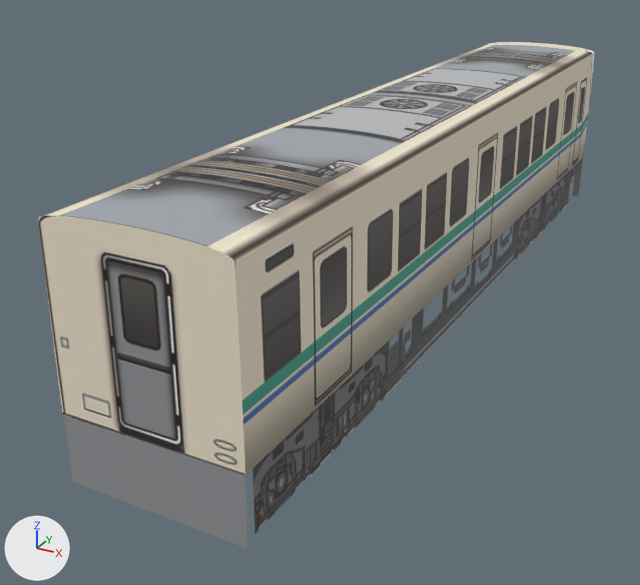
One commit to the glTF model mini-japanrail-3d/models/eizan-800/car2.glb: the scene before it, then after it.
The view is the same before and after, from a 50 mm camera at (5.99, -6.75, 6.77) aimed at (-1.14, 6.21, 0.29). The axes (+X, +Y, +Z) are drawn at lower left. The lights are the same throughout. The picture after the commit comes second. Vertices at exactly the same position are counted once.

Objects in the first picture: 'eizan800-car2'.
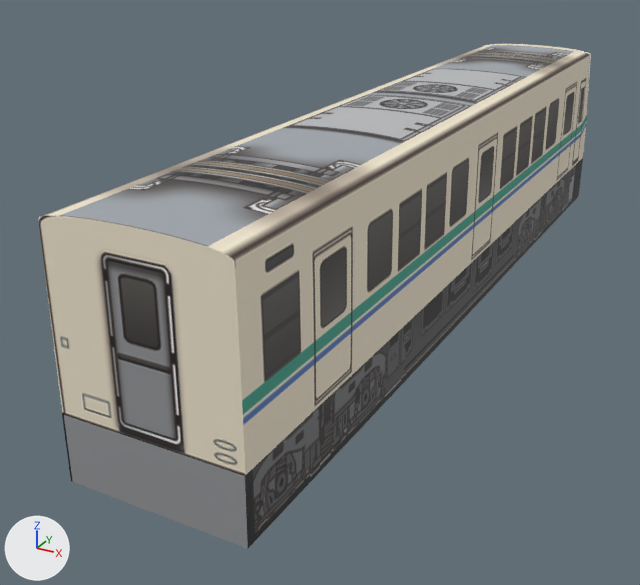
Commit message: OT-3 rework eizan-800: fix く head shape (nose rake/fold per real car)

Location of each change, (x1, y1, x2, y2) in pixels of the pictures (640 x 585 px):
'eizan800-car2', reshaped: before (38, 42, 595, 549); after (38, 44, 591, 549)
part 1 of me_eizan800_car2, added: after (62, 414, 248, 549)
part 2 of me_eizan800_car2, built on: before (64, 42, 595, 549); after (65, 44, 591, 548)

Edits to the bpy script that builds the scene:
```text
Change mat_under:
    remove n2 = _N.new('ShaderNodeMath'); n2.name = 'Math'
    remove n2.operation = 'SUBTRACT'
    remove n2.inputs[0].default_value = 1.0  # 'Value'
    remove n3 = _N.new('ShaderNodeMath'); n3.name = 'Math.001'
    remove n3.operation = 'LESS_THAN'
    where n0 = _N.new('ShaderNodeBsdfPrincipled'); n0.name = 'Principled BSDF'
    remove _L.new(n2.outputs[0], n0.inputs[4])  # 'Value' to 'Alpha'
    remove _L.new(n3.outputs[0], n2.inputs[1])  # 'Value' to 'Value'
    where n4 = _N.new('ShaderNodeTexImage'); n4.name = 'Image Texture'
    remove _L.new(n4.outputs[1], n3.inputs[0])  # 'Alpha' to 'Value'
Change me_eizan800_car2:
    used by ob_eizan800_car2; location = (0.0, 0.0, 0.0)
    remove me_eizan800_car2.from_pydata(...)  # 4413 vertices, 8806 faces; spans x -1.3..1.3, y 0.0..15.2, z 0.0..3.7
    add me_eizan800_car2.from_pydata(...)  # 4773 vertices, 9526 faces; spans x -1.3..1.3, y 0.0..15.2, z 0.0..3.7
    me_eizan800_car2 part 1: a new loose piece of 98 vertices spanning x -1.3..1.3, y 0.0, z 0.0..1.0, in mat_skirt_front (picture img_skirt_front)
    me_eizan800_car2 part 2: 28 vertices moved within x -1.3..1.3, y 0.0..15.2, z 0.0..3.7; 52 vertices removed from x -1.3..1.3, y 15.0..15.2, z 1.8..3.7; 216 vertices added at x -1.3..1.3, y 0.0..15.2, z 0.0..3.7
    other edits to the shape of me_eizan800_car2 do not show in these pictures
```
